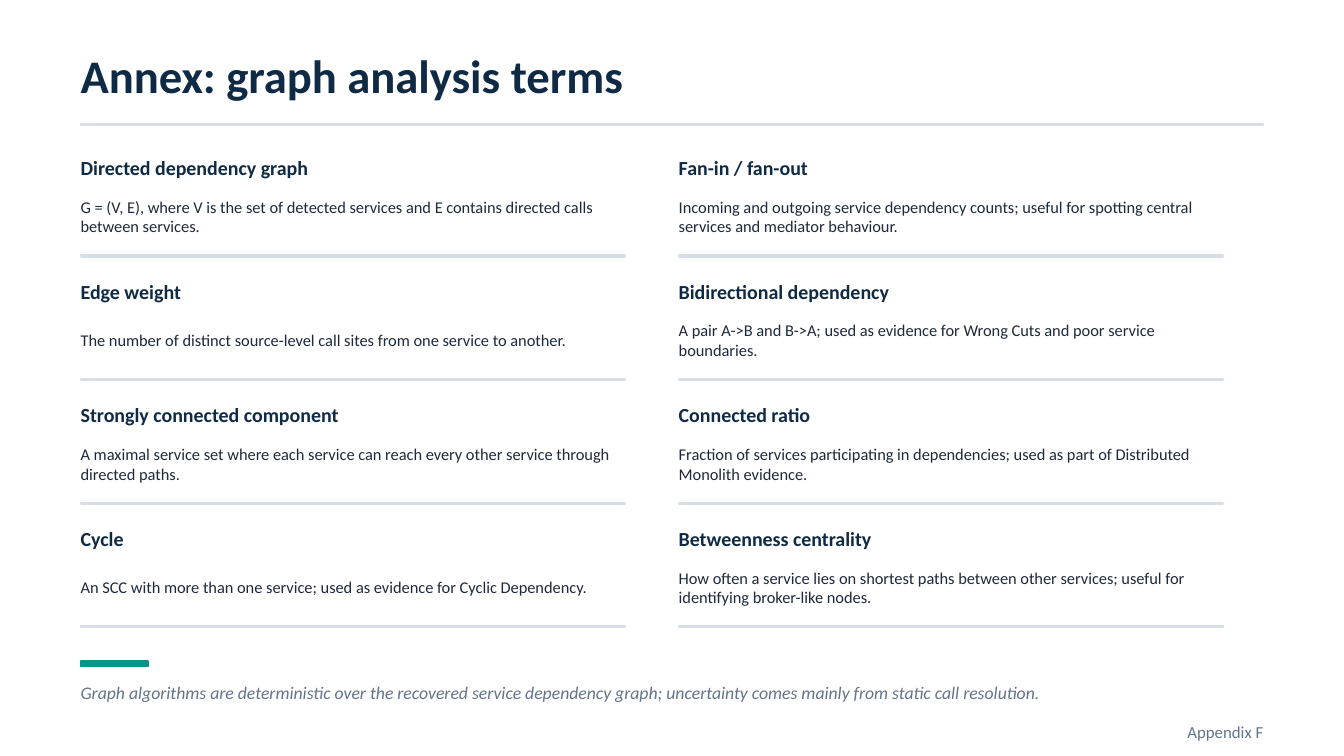
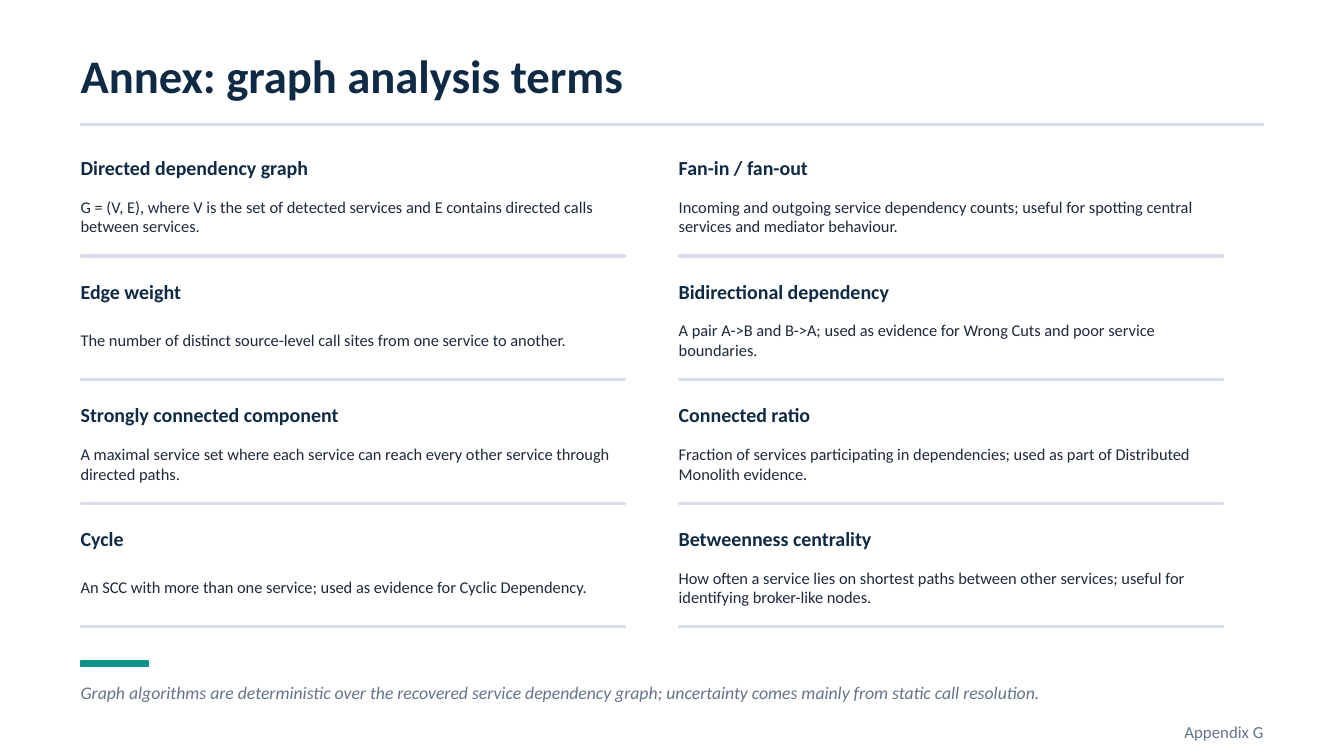
Before and after one commit to andrei45635/dissertation_backend, a slide deck: slide 22 of thesis/presentation/MSA_Detector_Defense_improved_v2.pptx (slide 21 before the commit). Drawn at 1344x756 pixels with LibreOffice and Linux fonts; fonts in the diff are those of the drawing. Boxes give left, top, right and bottom in pixels: in the first picture for what was removed or moved away, otherwise in the second. Text is boxed around its words. In the diff, an @@ line names an element or a change of style, - is before the commit and + after.

```diff
--- a/thesis/presentation/MSA_Detector_Defense_improved_v2.pptx
+++ b/thesis/presentation/MSA_Detector_Defense_improved_v2.pptx
@@ text at <box>1184,726,1264,741</box>: text changed @@
-Appendix F
+Appendix G
```
Also in this commit, not shown: 6 other slides changed, 1 slide added, 4 other files.
